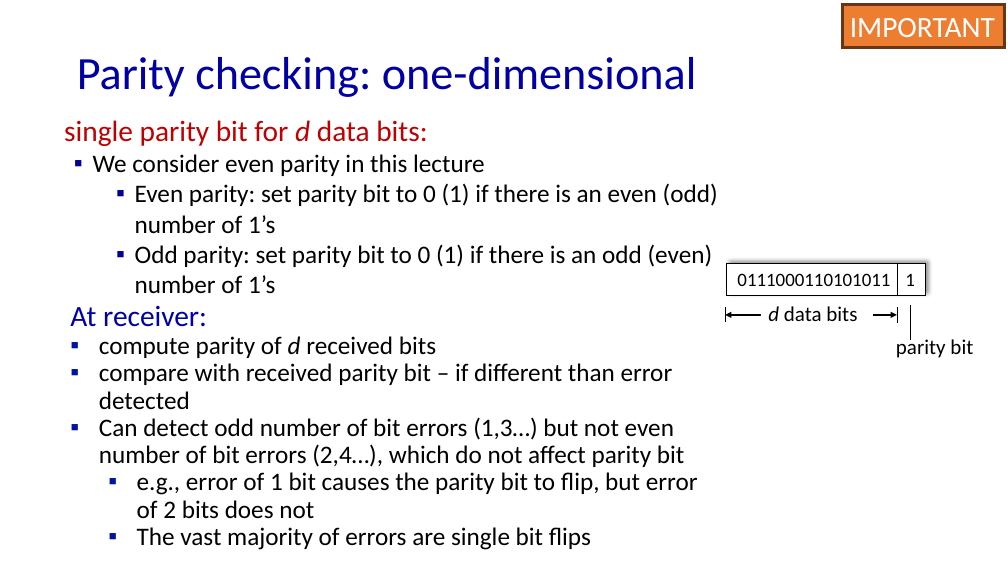
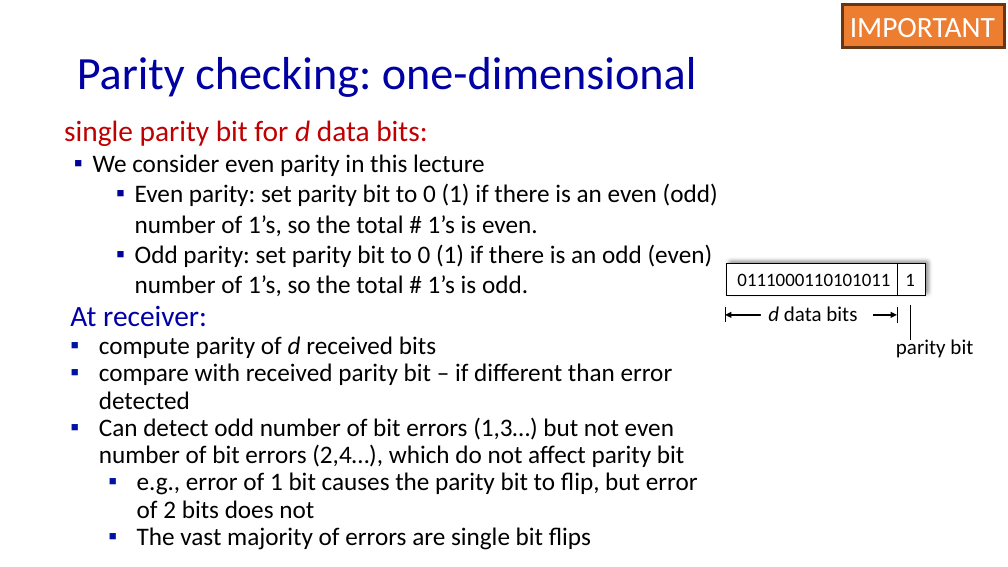
Before and after one commit to guhofstra/CSC175, a slide deck: slide 13 of PPTs/6.1 6.2 Introduction Error-Detection and -Correction Techniques.pptx. Drawn at 1008x567 pixels with LibreOffice and Linux fonts; fonts in the diff are those of the drawing. Boxes give left, top, right and bottom in pixels: in the first picture for what was removed or moved away, otherwise in the second. Text is boxed around its words. In the diff, an @@ line names an element or a change of style, - is before the commit and + after.

```diff
--- a/PPTs/6.1 6.2 Introduction Error-Detection and -Correction Techniques.pptx
+++ b/PPTs/6.1 6.2 Introduction Error-Detection and -Correction Techniques.pptx
@@ text at <box>135,183,718,296</box>: text changed @@
-  ▪ Even parity: set parity bit to 0 (1) if there is an even (odd) number of 1’s
-  ▪ Odd parity: set parity bit to 0 (1) if there is an odd (even) number of 1’s
+  ▪ Even parity: set parity bit to 0 (1) if there is an even (odd) number of 1’s, so the total # 1’s is even.
+  ▪ Odd parity: set parity bit to 0 (1) if there is an odd (even) number of 1’s, so the total # 1’s is odd.
```
Also in this commit, not shown: 2 other files.
